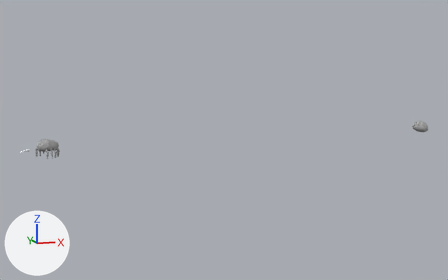
The Blender file DustMiteLegs.blend as it was, and as the next commit left it.
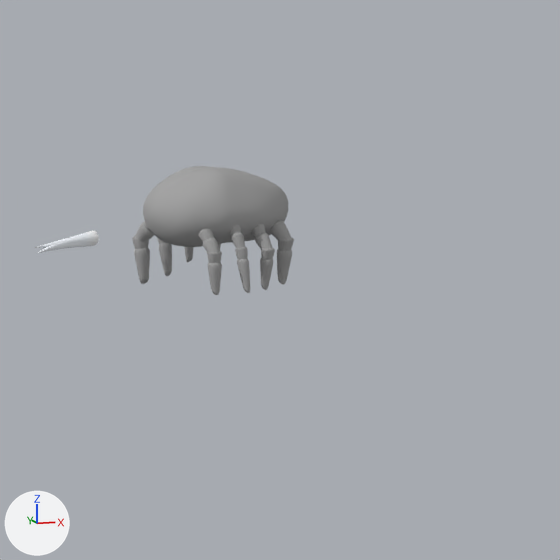
The first picture shows the older version from a 50 mm camera at (-43.1, -117.5, 18.0) aimed at (-15.6, -21.9, 5.1). The close-ups show the older and then the newer version on the part from 3% to 22% of the width and 41% to 71% of the height of that picture. Only the edits that show in the close-ups are written down. Lighting does not change. The marker at lower left points along +X, +Y and +Z.

The older version as bpy lines, for what is in view:
```python
ob_body = bpy.data.objects.new('Body', me_sphere_001)
ob_body.location = (-42.71, -24.54, 5.24)
ob_body.rotation_euler = (-6.13, -0.0448, 2.207)  # degrees (-351, -2.6, 126)
ob_body.scale = (2.97, 2.23, 2.15)
ob_leg1_l = bpy.data.objects.new('Leg1.L', me_cylinder_006)
ob_leg1_l.parent = ob_body
ob_leg1_l.location = (-1.094, -0.667, -0.935)
ob_leg1_l.rotation_euler = (0.178, -0.0155, 4.8)  # degrees (10, -0.9, 275)
ob_leg1_l.scale = (0.0998, 0.0998, 0.272)
ob_leg1_r = bpy.data.objects.new('Leg1.R', me_cylinder_005)
ob_leg1_r.parent = ob_body
ob_leg1_r.location = (1.246, 1.321, -0.983)
ob_leg1_r.rotation_euler = (0.0791, 0.0225, 1.535)  # degrees (4.5, 1.3, 88)
ob_leg1_r.scale = (0.0998, 0.0998, 0.272)
ob_leg2_l = bpy.data.objects.new('Leg2.L', me_cylinder_007)
ob_leg2_l.parent = ob_body
ob_leg2_l.location = (-0.947, -0.798, -0.691)
ob_leg2_l.rotation_euler = (0.364, -0.126, 4.753)  # degrees (21, -7.2, 272)
ob_leg2_l.scale = (0.0998, 0.0998, 0.272)
ob_leg2_r = bpy.data.objects.new('Leg2.R', me_cylinder_004)
ob_leg2_r.parent = ob_body
ob_leg2_r.location = (1.159, 1.338, -0.93)
ob_leg2_r.rotation_euler = (0.188, -0.0121, 1.542)  # degrees (11, -0.7, 88)
ob_leg2_r.scale = (0.0998, 0.0998, 0.272)
ob_leg3_l = bpy.data.objects.new('Leg3.L', me_cylinder_008)
ob_leg3_l.parent = ob_body
ob_leg3_l.location = (-1.094, -0.667, -0.935)
ob_leg3_l.rotation_euler = (0.178, -0.0155, 4.8)  # degrees (10, -0.9, 275)
ob_leg3_l.scale = (0.0998, 0.0998, 0.272)
ob_leg3_r = bpy.data.objects.new('Leg3.R', me_cylinder_003)
ob_leg3_r.parent = ob_body
ob_leg3_r.location = (1.082, 1.418, -0.799)
ob_leg3_r.rotation_euler = (0.348, 0.0126, 1.536)  # degrees (20, 0.7, 88)
ob_leg3_r.scale = (0.0998, 0.0998, 0.272)
ob_leg4_l = bpy.data.objects.new('Leg4.L', me_cylinder_010)
ob_leg4_l.parent = ob_body
ob_leg4_l.location = (-1.094, -0.667, -0.935)
ob_leg4_l.rotation_euler = (0.178, -0.0155, 4.8)  # degrees (10, -0.9, 275)
ob_leg4_l.scale = (0.0998, 0.0998, 0.272)
```
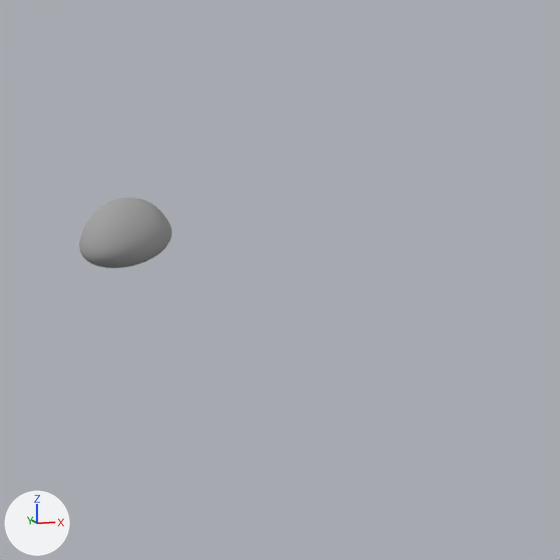
Where the change shows, as pixel boxes (x1, y1, x2, y2) in the close-ups (560 x 560 px):
'Body', moved, turned (not visible afterwards): before (143, 166, 288, 247)
'Head', moved, turned (not visible before): after (79, 197, 172, 268)
'Leg4.L', moved, turned, rescaled (not visible afterwards): before (270, 220, 294, 284)
'Leg1.L', moved, turned, rescaled (not visible afterwards): before (198, 229, 222, 295)
'Leg1.R', moved, turned, rescaled (not visible afterwards): before (132, 221, 154, 284)
'Leg3.L', moved, turned, rescaled (not visible afterwards): before (251, 224, 275, 290)
'Leg2.L', moved, turned, rescaled (not visible afterwards): before (230, 224, 250, 293)
'Pincer', moved, turned, rescaled (not visible afterwards): before (35, 231, 99, 253)
'Leg2.R', moved, turned, rescaled (not visible afterwards): before (157, 237, 172, 276)
'Leg3.R', moved, turned (not visible afterwards): before (184, 247, 194, 262)

The change, as a diff of the scene's bpy script:
```diff
--- a/DustMiteLegs.blend.py
+++ b/DustMiteLegs.blend.py
@@ ob_body @@
 ob_body = bpy.data.objects.new('Body', me_sphere_001)
-ob_body.location = (-42.71, -24.54, 5.24)
-ob_body.rotation_euler = (-6.13, -0.0448, 2.207)  # degrees (-351, -2.6, 126)
+ob_body.location = (0.0, 0.0, 0.0)
+ob_body.rotation_euler = (0.18, 0.00899, -0.00171)  # degrees (10, 0.5, -0.1)
 ob_body.scale = (2.97, 2.23, 2.15)
@@ ob_pincer @@
 ob_pincer = bpy.data.objects.new('Pincer', me_cylinder_014)
-ob_pincer.parent = ob_body
-ob_pincer.matrix_parent_inverse = Matrix(((0.337, 0.0, 0.0, 0.0), (0.0, 0.442, 0.0762, 0.0), (0.0, -0.0792, 0.459, 0.0), (0.0, 0.0, 0.0, 1.0)))
-ob_pincer.location = (0.0, 0.0, 0.0)
-ob_pincer.rotation_euler = (1.562, -4.019, 0.00235)  # degrees (89, -230, 0.1)
-ob_pincer.scale = (0.306, 0.421, -2.43)
+ob_pincer.location = (-0.00293, -0.0205, -0.0166)
+ob_pincer.rotation_euler = (1.607, -0.868, -0.0207)  # degrees (92, -50, -1.2)
+ob_pincer.scale = (-0.306, -0.421, -2.43)
 _m = ob_pincer.modifiers.new('Mirror', 'MIRROR')
@@ ob_leg3_r @@
 ob_leg3_r.matrix_parent_inverse = Matrix(((0.337, 0.0, 0.0, 0.0), (0.0, 0.442, 0.0762, 0.0), (0.0, -0.0792, 0.459, 0.0), (0.0, 0.0, 0.0, 1.0)))
-ob_leg3_r.location = (1.082, 1.418, -0.799)
-ob_leg3_r.rotation_euler = (0.348, 0.0126, 1.536)  # degrees (20, 0.7, 88)
+ob_leg3_r.location = (1.082, 1.417, -0.816)
+ob_leg3_r.rotation_euler = (0.351, -0.0735, 1.537)  # degrees (20, -4.2, 88)
 ob_leg3_r.scale = (0.0998, 0.0998, 0.272)
@@ ob_leg2_r @@
 ob_leg2_r.matrix_parent_inverse = Matrix(((0.337, 0.0, 0.0, 0.0), (0.0, 0.442, 0.0762, 0.0), (0.0, -0.0792, 0.459, 0.0), (0.0, 0.0, 0.0, 1.0)))
-ob_leg2_r.location = (1.159, 1.338, -0.93)
+ob_leg2_r.location = (1.159, 1.238, -0.923)
 ob_leg2_r.rotation_euler = (0.188, -0.0121, 1.542)  # degrees (11, -0.7, 88)
-ob_leg2_r.scale = (0.0998, 0.0998, 0.272)
+ob_leg2_r.scale = (0.0859, 0.101, 0.275)
 _m = ob_leg2_r.modifiers.new('Curve', 'CURVE')
@@ ob_leg1_r @@
 ob_leg1_r.matrix_parent_inverse = Matrix(((0.337, 0.0, 0.0, 0.0), (0.0, 0.442, 0.0762, 0.0), (0.0, -0.0792, 0.459, 0.0), (0.0, 0.0, 0.0, 1.0)))
-ob_leg1_r.location = (1.246, 1.321, -0.983)
+ob_leg1_r.location = (1.246, 1.298, -0.972)
 ob_leg1_r.rotation_euler = (0.0791, 0.0225, 1.535)  # degrees (4.5, 1.3, 88)
-ob_leg1_r.scale = (0.0998, 0.0998, 0.272)
+ob_leg1_r.scale = (0.0728, 0.073, 0.237)
 _m = ob_leg1_r.modifiers.new('Curve', 'CURVE')
@@ ob_leg1_l @@
 ob_leg1_l.matrix_parent_inverse = Matrix(((0.337, 0.0, 0.0, 0.0), (0.0, 0.442, 0.0762, 0.0), (0.0, -0.0792, 0.459, 0.0), (0.0, 0.0, 0.0, 1.0)))
-ob_leg1_l.location = (-1.094, -0.667, -0.935)
-ob_leg1_l.rotation_euler = (0.178, -0.0155, 4.8)  # degrees (10, -0.9, 275)
-ob_leg1_l.scale = (0.0998, 0.0998, 0.272)
+ob_leg1_l.location = (-1.094, -0.668, -0.985)
+ob_leg1_l.rotation_euler = (0.184, 0.016, 4.805)  # degrees (11, 0.9, 275)
+ob_leg1_l.scale = (0.0986, 0.104, 0.329)
 _m = ob_leg1_l.modifiers.new('Curve', 'CURVE')
@@ ob_leg2_l @@
 ob_leg2_l.matrix_parent_inverse = Matrix(((0.337, 0.0, 0.0, 0.0), (0.0, 0.442, 0.0762, 0.0), (0.0, -0.0792, 0.459, 0.0), (0.0, 0.0, 0.0, 1.0)))
-ob_leg2_l.location = (-0.947, -0.798, -0.691)
+ob_leg2_l.location = (-0.946, -0.799, -0.728)
 ob_leg2_l.rotation_euler = (0.364, -0.126, 4.753)  # degrees (21, -7.2, 272)
-ob_leg2_l.scale = (0.0998, 0.0998, 0.272)
+ob_leg2_l.scale = (0.0998, 0.0998, 0.274)
 _m = ob_leg2_l.modifiers.new('Curve', 'CURVE')
@@ ob_leg3_l @@
 ob_leg3_l.matrix_parent_inverse = Matrix(((0.337, 0.0, 0.0, 0.0), (0.0, 0.442, 0.0762, 0.0), (0.0, -0.0792, 0.459, 0.0), (0.0, 0.0, 0.0, 1.0)))
-ob_leg3_l.location = (-1.094, -0.667, -0.935)
+ob_leg3_l.location = (-1.094, -0.625, -0.931)
 ob_leg3_l.rotation_euler = (0.178, -0.0155, 4.8)  # degrees (10, -0.9, 275)
-ob_leg3_l.scale = (0.0998, 0.0998, 0.272)
+ob_leg3_l.scale = (0.0927, 0.0998, 0.281)
 _m = ob_leg3_l.modifiers.new('Curve', 'CURVE')
@@ ob_leg4_l @@
 ob_leg4_l.rotation_euler = (0.178, -0.0155, 4.8)  # degrees (10, -0.9, 275)
-ob_leg4_l.scale = (0.0998, 0.0998, 0.272)
+ob_leg4_l.scale = (0.0833, 0.0786, 0.262)
 _m = ob_leg4_l.modifiers.new('Curve', 'CURVE')
@@ ob_head @@
 ob_head = bpy.data.objects.new('Head', me_sphere_002)
-ob_head.parent = ob_body
-ob_head.matrix_parent_inverse = Matrix(((0.337, -0.000577, -0.00303, 0.0), (0.00148, 0.442, 0.0804, 0.0), (0.00398, -0.0835, 0.459, 0.0), (0.0, 0.0, 0.0, 1.0)))
-ob_head.location = (-42.71, -24.54, 5.244)
-ob_head.rotation_euler = (-6.13, -0.0448, 2.207)  # degrees (-351, -2.6, 126)
+ob_head.location = (-42.71, -24.58, 5.044)
+ob_head.rotation_euler = (0.15, -0.0494, 2.207)  # degrees (8.6, -2.8, 126)
 ob_head.scale = (2.97, 2.23, 2.15)
```
